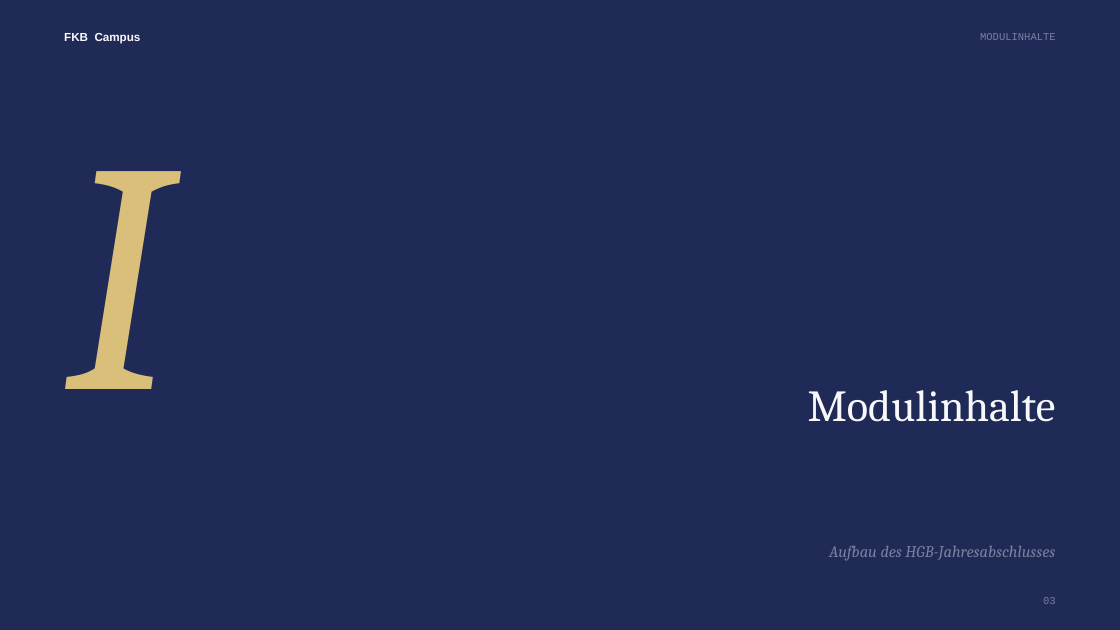
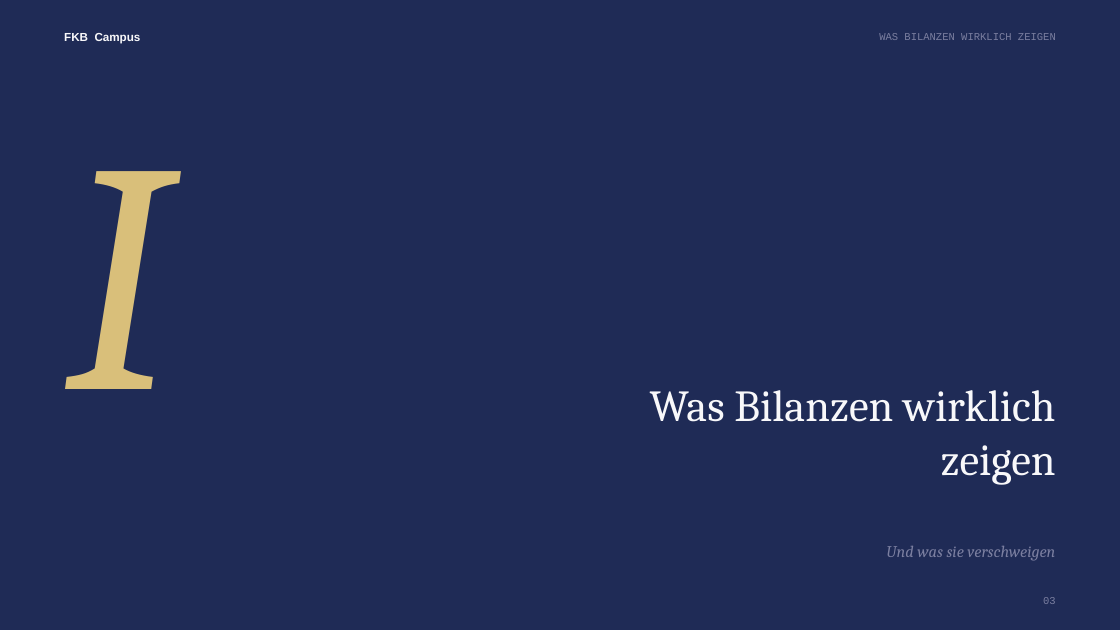
Before and after one commit to ck5rqc47pr-byte/firmenkundenakademie-online, a slide deck: slide 3 of public/downloads/praesentation/M01.pptx. Drawn at 1120x630 pixels with LibreOffice and Linux fonts; fonts in the diff are those of the drawing. Boxes give left, top, right and bottom in pixels: in the first picture for what was removed or moved away, otherwise in the second. Text is boxed around its words. In the diff, an @@ line names an element or a change of style, - is before the commit and + after.

```diff
--- a/public/downloads/praesentation/M01.pptx
+++ b/public/downloads/praesentation/M01.pptx
@@ text at [879,33,1056,40]: text changed @@
-MODULINHALTE
+WAS BILANZEN WIRKLICH ZEIGEN
@@ text at [650,390,1056,485]: text changed @@
-Modulinhalte
+Was Bilanzen wirklich zeigen
@@ text at [886,546,1055,561]: text changed @@
-Aufbau des HGB-Jahresabschlusses
+Und was sie verschweigen
```
Also in this commit, not shown: 5 other slides changed, 9 slides added, 6 slides removed, 2 other files.
